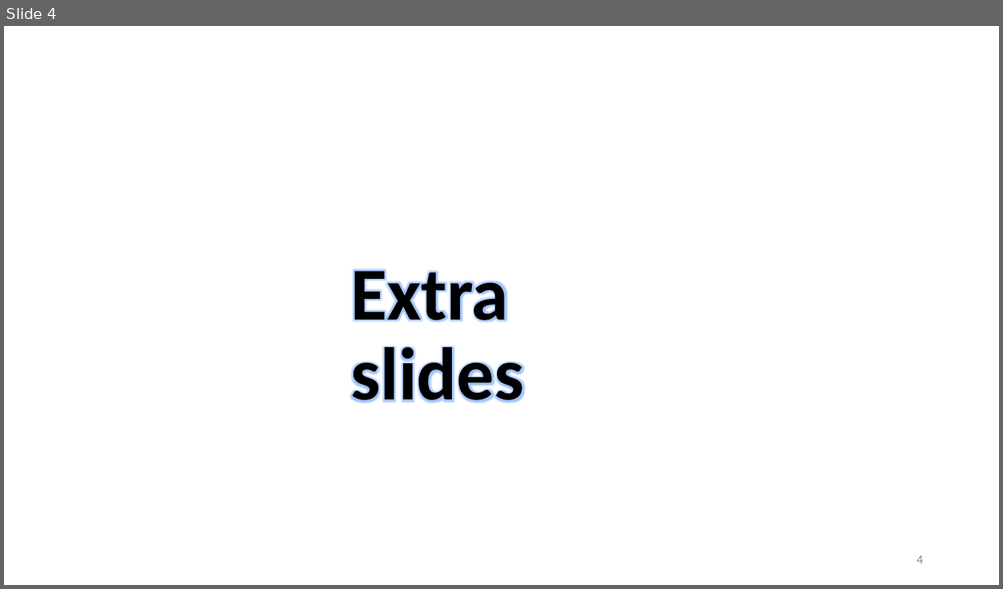
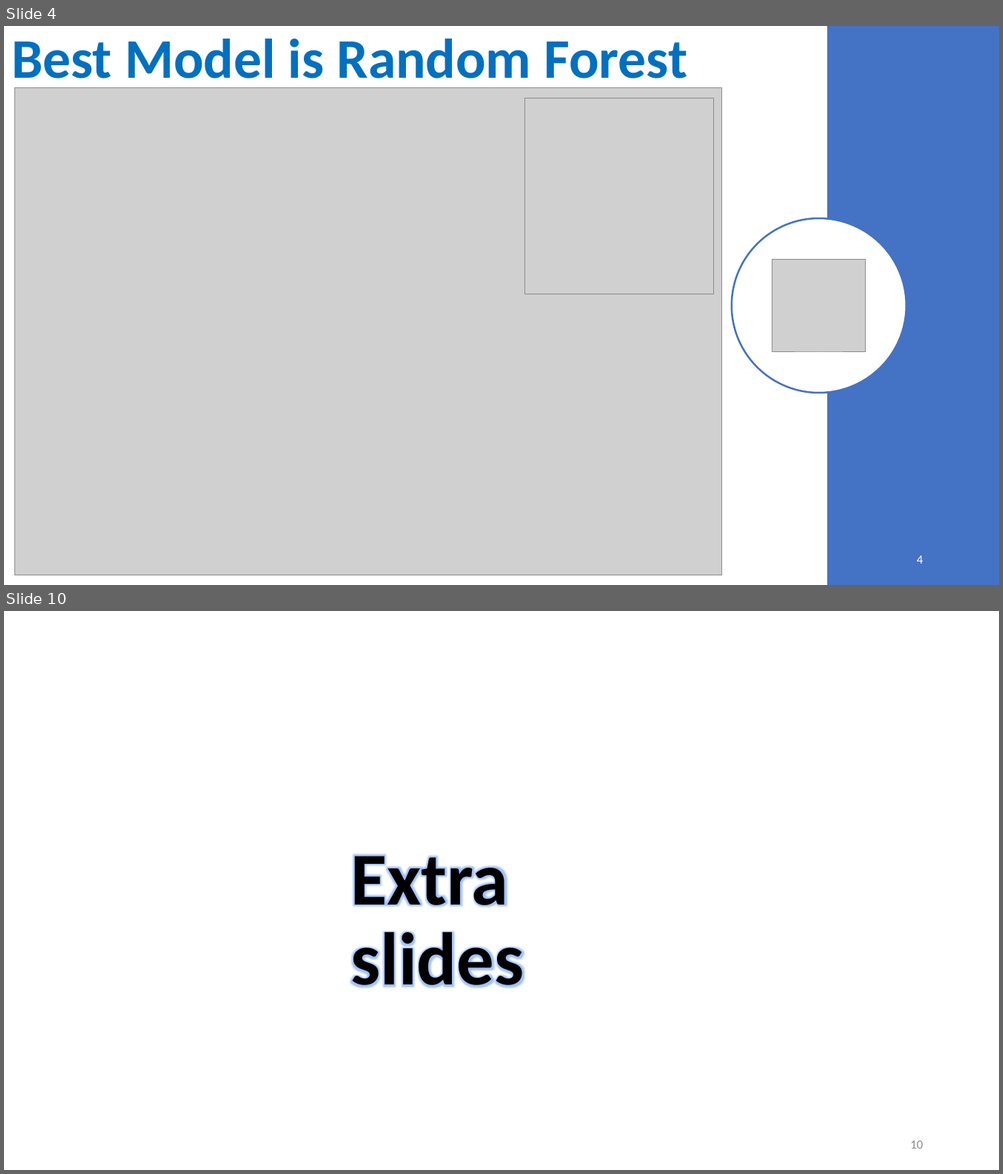
Before and after one commit to GitHub-ccd/Customer_churn_classification_MOD_3, a slide deck: ppt/MOD_3_non_technical.pptx. Shown one above the other, each under a label of ours: slide 4 before the commit, slides 4 and 10 after it; the slides between them are not shown. The pictures are 1003x589 and 1003x1174 pixels, drawn with LibreOffice and Linux fonts; fonts in the diff are those of the drawing; grey boxes stand for pictures; background and template pictures are left out. Boxes give left, top, right and bottom in pixels: in the first picture for what was removed or moved away, otherwise in the second. Text is boxed around its words. In the diff, an @@ line names an element or a change of style, - is before the commit and + after.

Commit message:
final models

```diff
--- a/ppt/MOD_3_non_technical.pptx
+++ b/ppt/MOD_3_non_technical.pptx
@@ slide 4 added at [4, 26, 999, 585], background #FFFFFF @@
@@ title added at [11, 39, 687, 91], 54 pt, text #0070C0, bold @@
+Best Model is Random Forest
@@ rectangle added at [827, 26, 999, 585], fill #4472C4 @@
@@ picture added at [14, 88, 721, 575] @@
@@ picture added at [525, 99, 714, 295] @@
@@ ellipse added at [731, 218, 906, 393], fill #FFFFFF, outline #4472C4 1.75 pt @@
@@ picture added at [772, 260, 866, 353] @@
@@ page number added at [916, 556, 922, 564], 12 pt, text #FFFFFF @@
+4
@@ what was slide 4 is now slide 10 @@
@@ page number at [910, 1141, 922, 1149]: text changed @@
-4
+10
```
Also in this commit, not shown: 3 slides changed, 5 other slides added, 25 other files.
